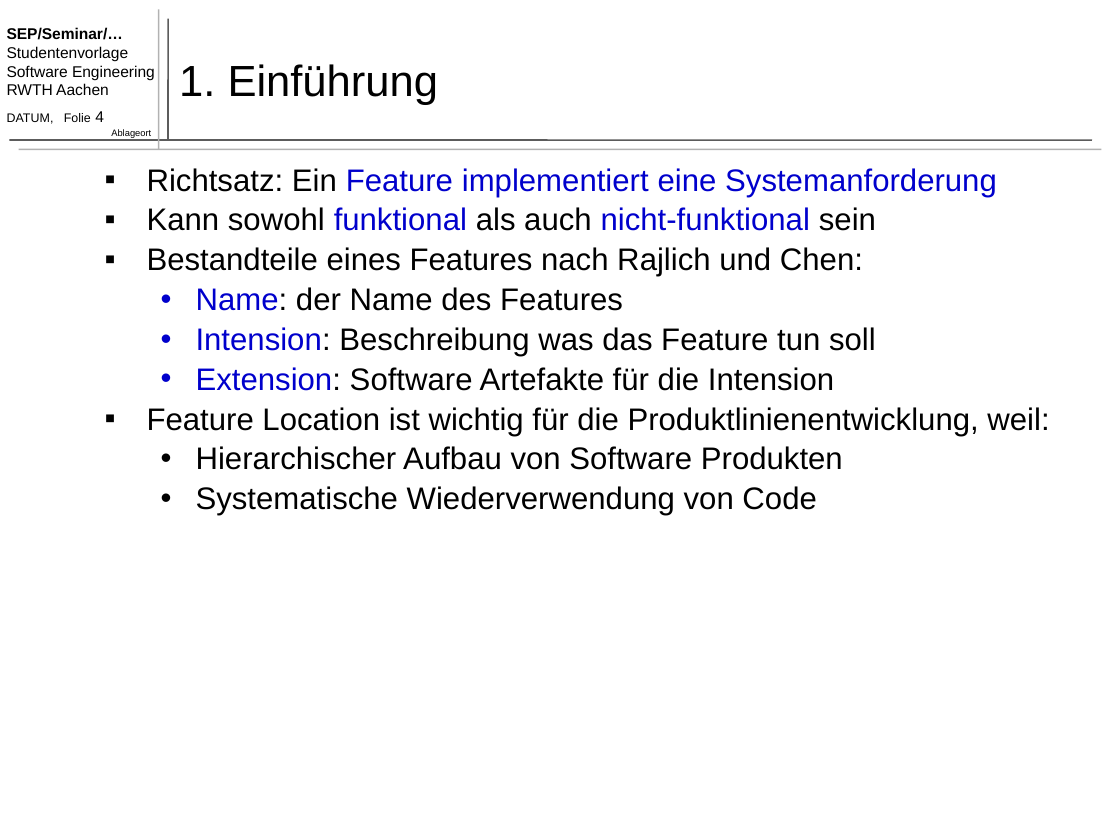
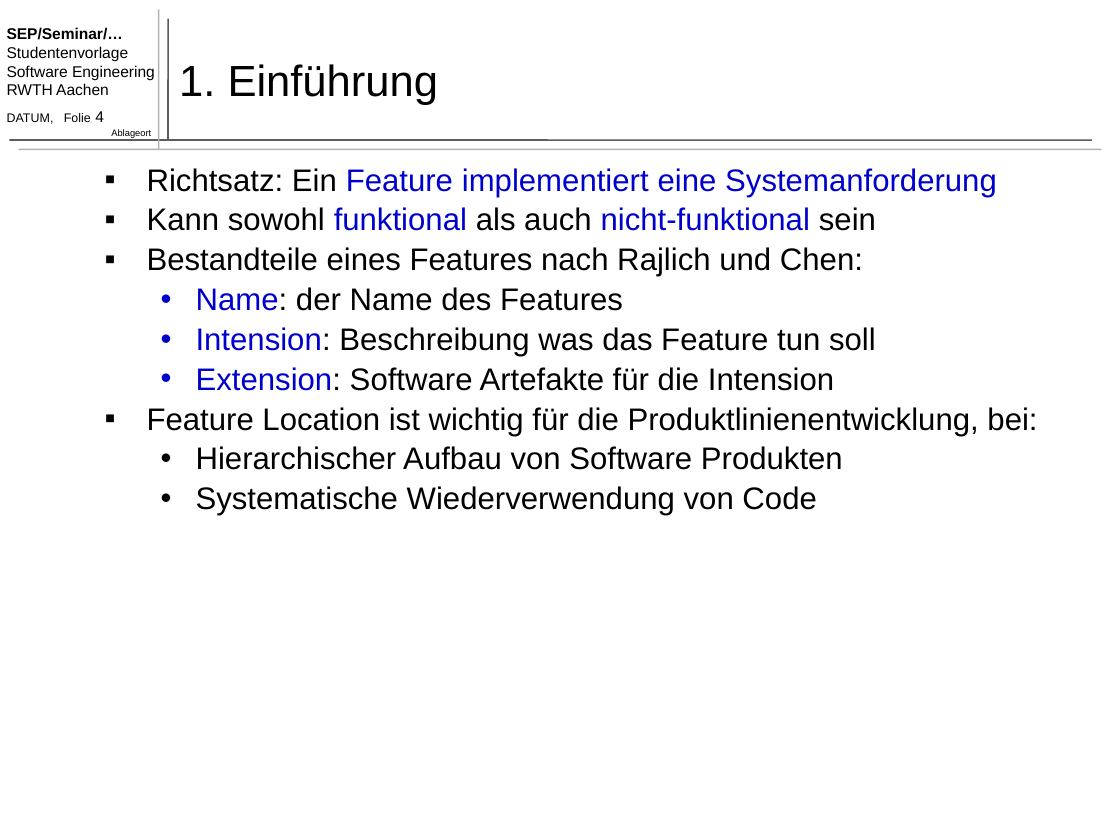
Before and after one commit to TimoBergerbusch/feature-location-techniques, a slide deck: slide 4 of Feature Location Techniques - Präsentation.pptx. Drawn at 1120x840 pixels with LibreOffice and Linux fonts; fonts in the diff are those of the drawing. Boxes give left, top, right and bottom in pixels: in the first picture for what was removed or moved away, otherwise in the second. Text is boxed around its words. In the diff, an @@ line names an element or a change of style, - is before the commit and + after.

```diff
--- a/Feature Location Techniques - Präsentation.pptx
+++ b/Feature Location Techniques - Präsentation.pptx
@@ text at (x1=147, y1=407, x2=1037, y2=436): text changed @@
-▪ Feature Location ist wichtig für die Produktlinienentwicklung, weil:
+▪ Feature Location ist wichtig für die Produktlinienentwicklung, bei:
```
Also in this commit, not shown: 17 other slides changed, 10 slides added, 2 slides removed.
